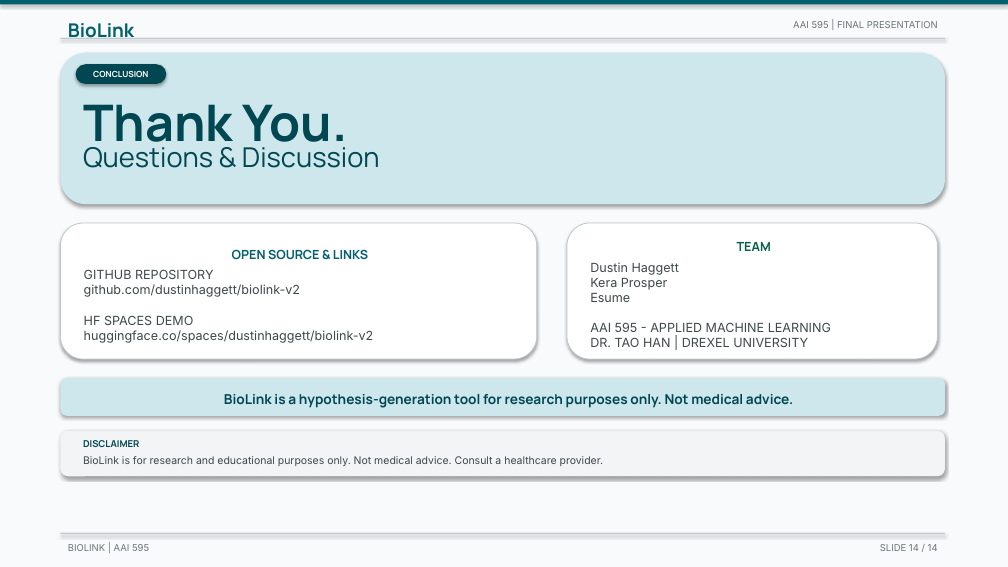
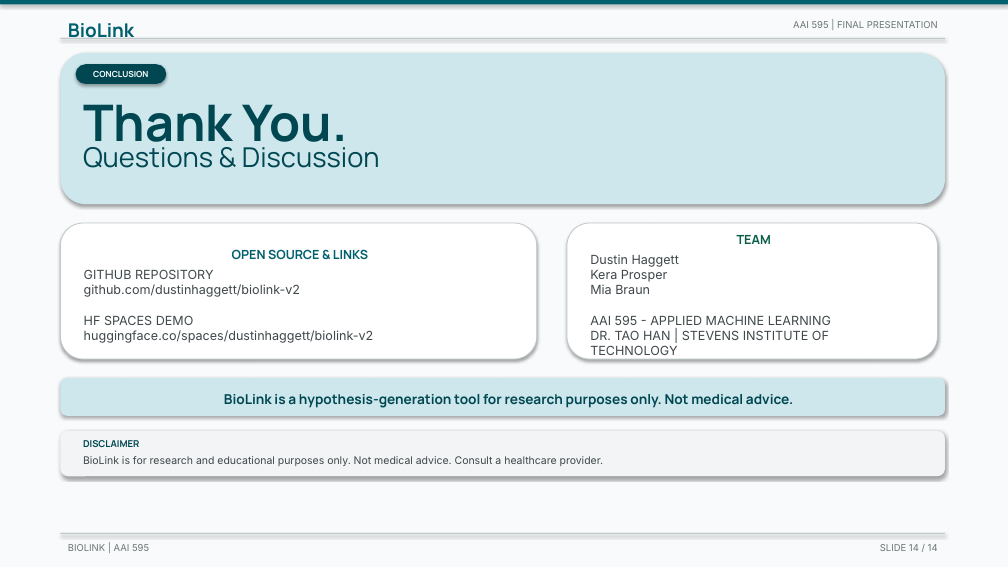
Before and after one commit to dustinhaggett/biolink-v2, a slide deck: slide 14 of docs/BioLink_Final_Presentation_v2.pptx. Drawn at 1008x567 pixels with LibreOffice and Linux fonts; fonts in the diff are those of the drawing. Boxes give left, top, right and bottom in pixels: in the first picture for what was removed or moved away, otherwise in the second. Text is boxed around its words. In the diff, an @@ line names an element or a change of style, - is before the commit and + after.

Commit message:
docs: correct team name and university across submission artifacts
Esume -> Mia Braun, Drexel University -> Stevens Institute of Technology
in README, project report (md + pdf), and final presentations (v1 + v2).

```diff
--- a/docs/BioLink_Final_Presentation_v2.pptx
+++ b/docs/BioLink_Final_Presentation_v2.pptx
@@ text in rounded rectangle at [590, 254, 831, 355]: text changed @@
-Dustin Haggett
-Kera Prosper
-Esume
-AAI 595 - APPLIED MACHINE LEARNING
-DR. TAO HAN | DREXEL UNIVERSITY
+Dustin Haggett
+Kera Prosper
+Mia Braun
+AAI 595 - APPLIED MACHINE LEARNING
+DR. TAO HAN | STEVENS INSTITUTE OF TECHNOLOGY
```
Also in this commit, not shown: 4 other slides changed, 5 other files.
